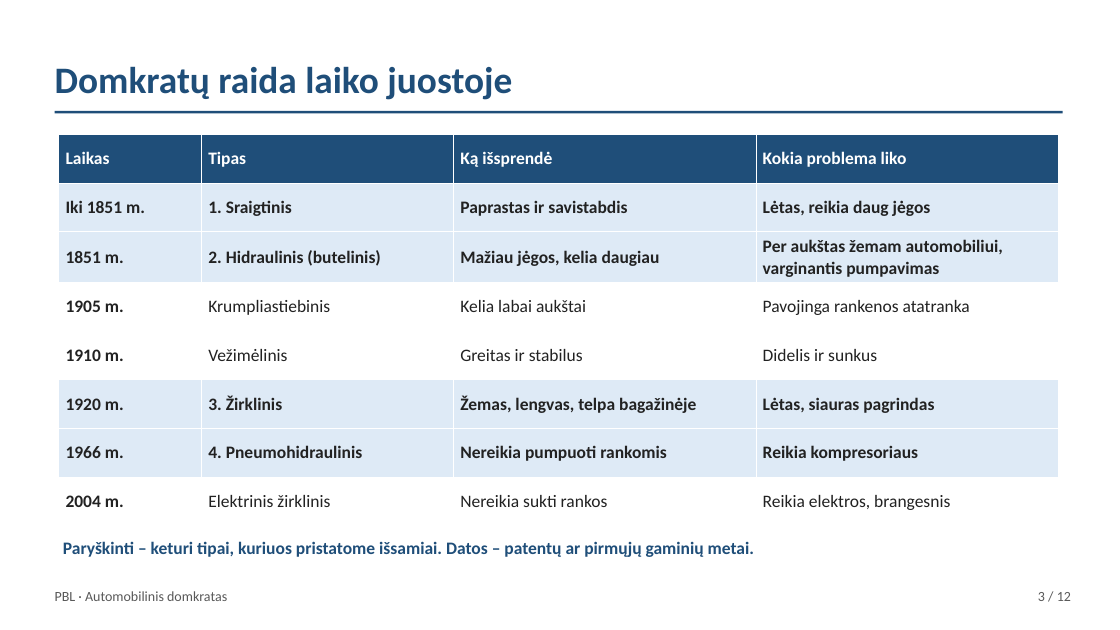
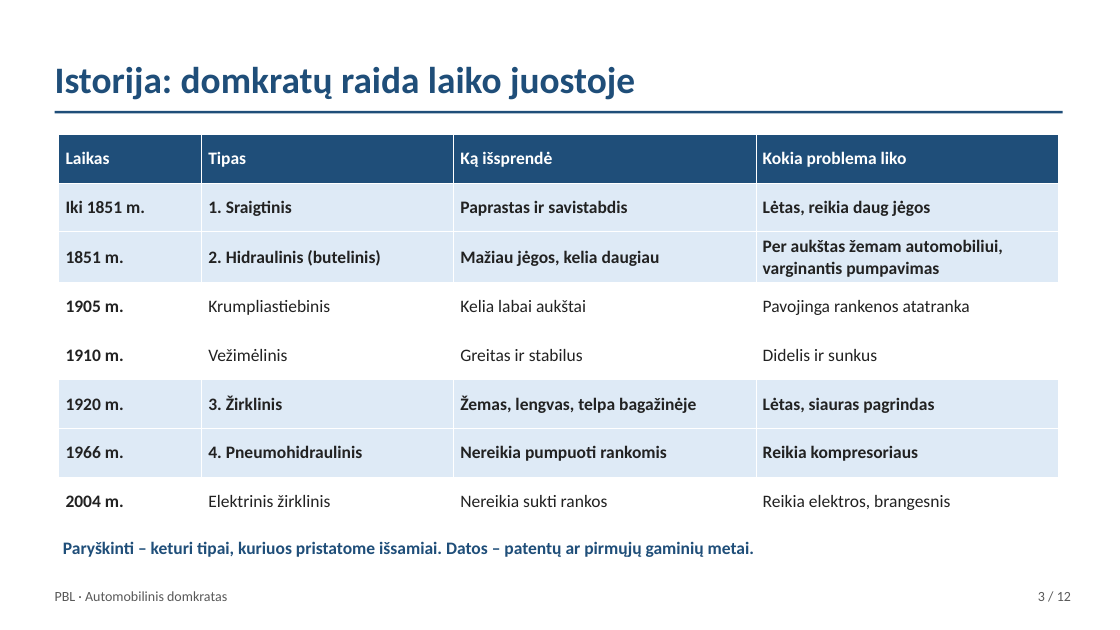
Before and after one commit to Goblinukas-beep/Ye, a slide deck: slide 3 of domkratas-ta1/domkratas-ta1.pptx. Drawn at 1120x630 pixels with LibreOffice and Linux fonts; fonts in the diff are those of the drawing. Boxes give left, top, right and bottom in pixels: in the first picture for what was removed or moved away, otherwise in the second. Text is boxed around its words. In the diff, an @@ line names an element or a change of style, - is before the commit and + after.

```diff
--- a/domkratas-ta1/domkratas-ta1.pptx
+++ b/domkratas-ta1/domkratas-ta1.pptx
@@ text at <box>55,66,635,100</box>: text changed @@
-Domkratų raida laiko juostoje
+Istorija: domkratų raida laiko juostoje
```
Also in this commit, not shown: 6 other slides changed, 1 slide added, 1 slide removed, 2 other files.
